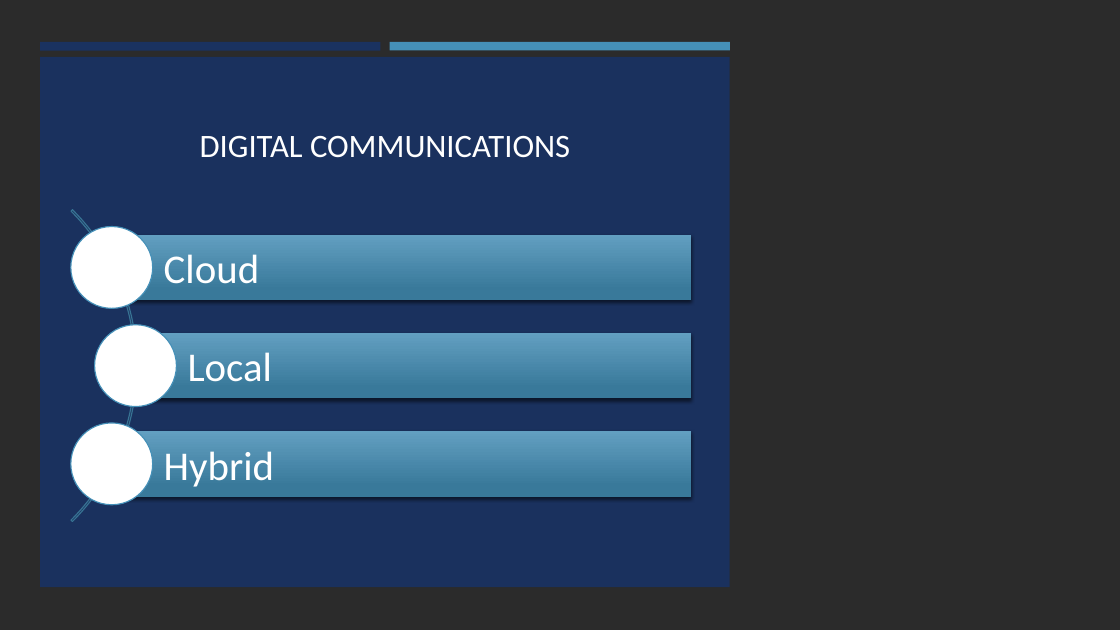
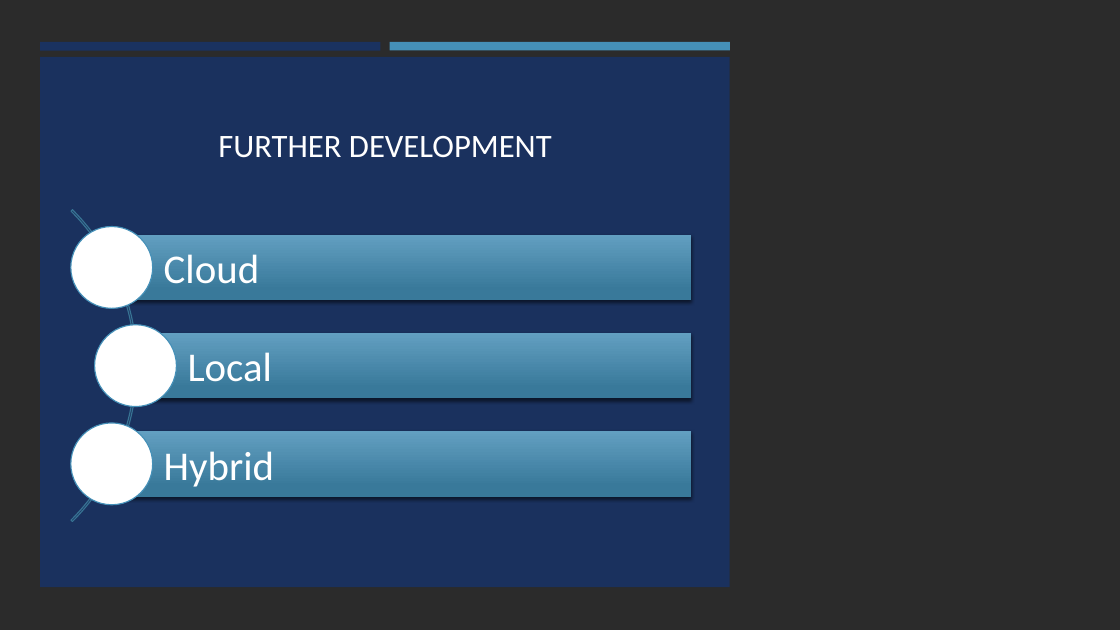
Before and after one commit to ChrisAcornleyPhD/CAP512Data, a slide deck: slide 18 of scripts/CAP512.pptx (slide 10 before the commit). Drawn at 1120x630 pixels with LibreOffice and Linux fonts; fonts in the diff are those of the drawing; background and template pictures are left out; a plain dark background stands for a picture behind light text. Boxes give left, top, right and bottom in pixels: in the first picture for what was removed or moved away, otherwise in the second. Text is boxed around its words. In the diff, an @@ line names an element or a change of style, - is before the commit and + after.

```diff
--- a/scripts/CAP512.pptx
+++ b/scripts/CAP512.pptx
@@ title at [218, 136, 552, 158]: text changed @@
-DIGITAL COMMUNICATIONS
+FURTHER DEVELOPMENT
```
Also in this commit, not shown: 2 other slides changed, 11 slides added, 2 slides removed.
